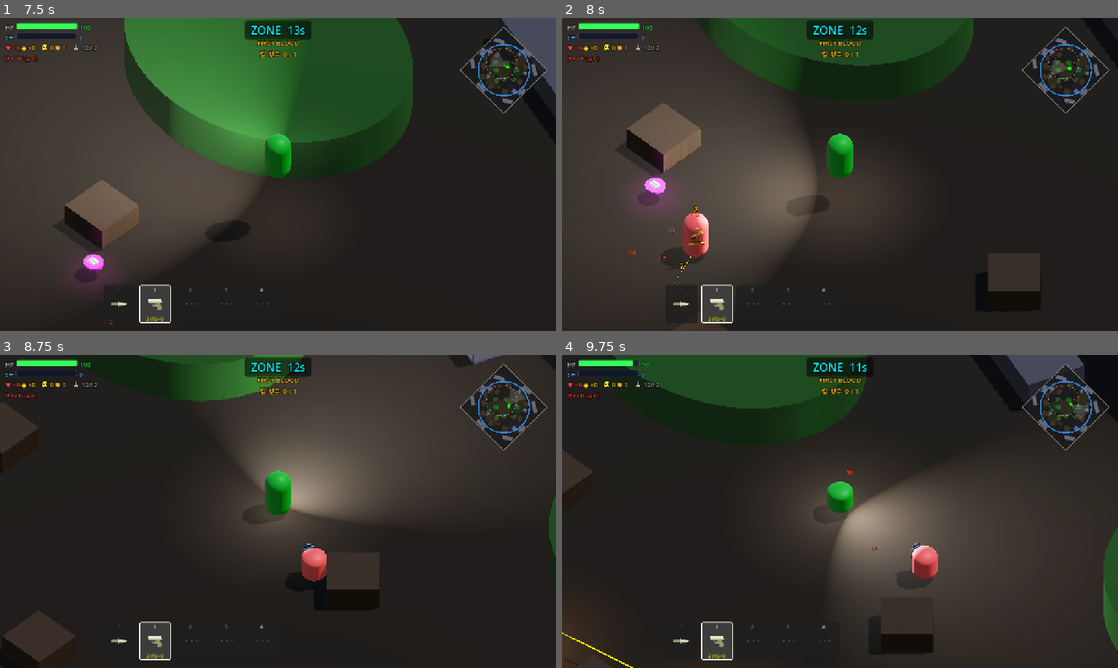
Above: before the commit, frames 1-4 (two rows, left to right).
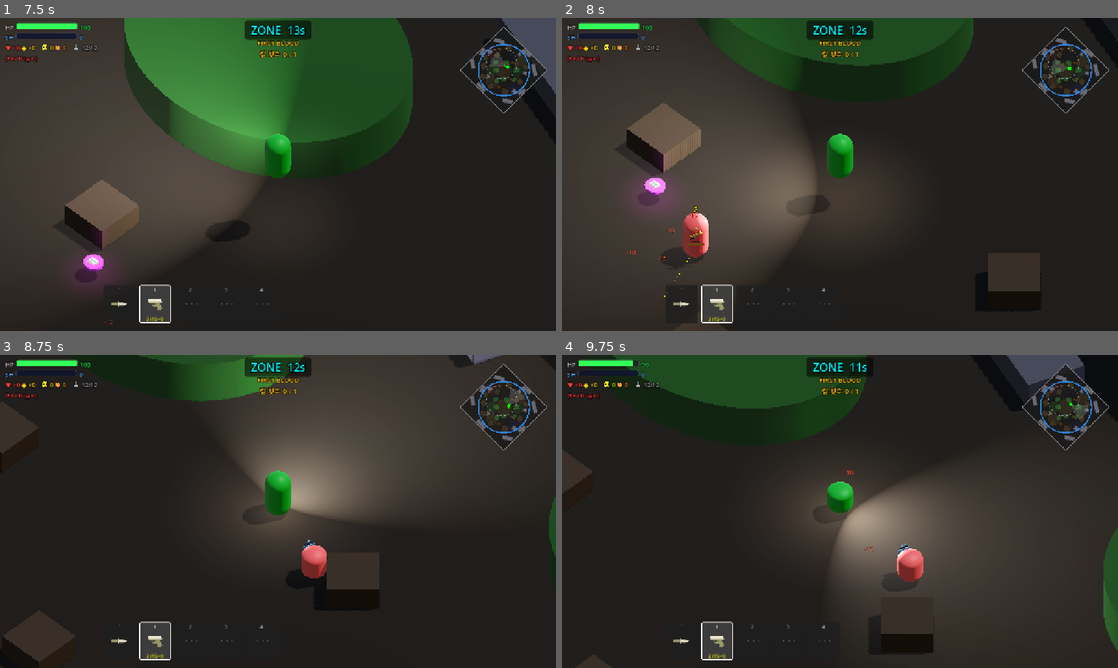
Above: after the commit, the same moments.

Repository: Kyulhee/battle-capsule
Game: Godot game, scene res://src/Main.tscn
The game is run twice, just before and just after one commit, with the same random seed, the same clock (stepped at 60 frames per second) and the same inputs.
Inputs (mouse positions are in pixels of both pictures, inside the frame that each line leads up to):
- Up to frame 1 (7.5 s): click "START MATCH" at 0.5 s; click "START MATCH" at 1.25 s; click "쉬움" at 2 s; click "보통" at 2.75 s; click "어려움" at 3.5 s; click "지옥" at 4.25 s; click "RECORDS" at 5 s; click "선택" at 5.75 s; tap Enter at 6.5 s; move the mouse to (400, 158) at 6.52 s; press the mouse at (400, 158) at 6.53 s; hold D (ui_right) 6.53-7.28 s; tap Space at 6.77 s; move the mouse to (166, 190) at 7.27 s; release the mouse at (166, 190) at 7.28 s; hold S (ui_down) from 7.28 s (still down); tap Q (heal) at 7.35 s
- Up to frame 2 (8 s): keep holding S (ui_down); tap Space at 7.52 s
- Up to frame 3 (8.75 s): move the mouse to (333, 442) at 8.02 s; release S (ui_down) at 8.03 s; hold D (ui_right) from 8.03 s (still down); tap F (interact) at 8.1 s
- Up to frame 4 (9.75 s): move the mouse to (812, 574) at 8.77 s; release D (ui_right) at 8.78 s; hold W (ui_up) 8.78-9.53 s; tap C at 8.85 s; click (812, 574) at 8.92 s; tap Space at 9.02 s; move the mouse to (1006, 558) at 9.52 s; hold A (ui_left) from 9.53 s (still down); tap 1 at 9.6 s

Frame 1 is identical in both runs. In frame 2, less than 0.1% of the frame differs, in the area x 18-27%, y 60-90%; in frame 3, 0.2%; in frame 4, 1.2%, in the area x 0-68%, y 60-100%.

Commit message:
refactor: centralize item display text

Diff:
--- /dev/null
+++ b/src/core/ItemDisplayFormatter.gd
@@ -0,0 +1,45 @@
+class_name ItemDisplayFormatter
+extends RefCounted
+
+static func pickup_name(item: ItemData) -> String:
+	if not item:
+		return ""
+	return pickup_prefix(item) + item.item_name
+
+static func pickup_detail(item: ItemData) -> String:
+	if not item:
+		return ""
+	var display_text = pickup_name(item)
+	match item.type:
+		ItemData.Type.WEAPON:
+			if item.weapon_stats:
+				display_text += "\n%s" % weapon_ammo_text(
+					item.weapon_stats.current_ammo,
+					item.weapon_stats.max_ammo
+				)
+		ItemData.Type.AMMO:
+			if item.ammo_weapon_type != "":
+				display_text += " +%d" % item.amount
+		ItemData.Type.HEAL:
+			display_text += " ×%d" % item.amount
+		ItemData.Type.ARMOR:
+			display_text += " +%d" % item.amount
+	return display_text
+
+static func pickup_prefix(item: ItemData) -> String:
+	if not item:
+		return ""
+	match item.type:
+		ItemData.Type.HEAL:
+			return "◆ " if item.rarity == ItemData.Rarity.RARE else "♥ "
+		ItemData.Type.ARMOR:
+			return "◈ "
+		ItemData.Type.AMMO:
+			return "● "
+	return ""
+
+static func weapon_ammo_text(current_ammo: int, max_ammo: int) -> String:
+	return "%d/%d" % [current_ammo, max_ammo]
+
+static func slot_ammo_text(current_ammo: int, max_ammo: int, reserve_ammo: int) -> String:
+	return "%s+%d" % [weapon_ammo_text(current_ammo, max_ammo), reserve_ammo]
--- a/src/entities/pickup/Pickup.gd
+++ b/src/entities/pickup/Pickup.gd
@@ -3,6 +3,7 @@
 
 @export var item: ItemData
 
+const ItemDisplayFormatterScript = preload("res://src/core/ItemDisplayFormatter.gd")
 const LABEL_NAME_RANGE := 3.2
 const LABEL_CLUSTER_RADIUS := 2.2
 
@@ -203,31 +204,13 @@
 		_focus_marker.visible = sensed and _focused
 
 func _label_prefix() -> String:
-	if not item:
-		return ""
-	match item.type:
-		ItemData.Type.HEAL:
-			return "◆ " if item.rarity == ItemData.Rarity.RARE else "♥ "
-		ItemData.Type.ARMOR:
-			return "◈ "
-		ItemData.Type.AMMO:
-			return "● "
-	return ""
+	return ItemDisplayFormatterScript.pickup_prefix(item)
 
 func _label_name_text() -> String:
-	if not item:
-		return ""
-	return _label_prefix() + item.item_name
+	return ItemDisplayFormatterScript.pickup_name(item)
 
 func _label_detail_text() -> String:
-	if not item:
-		return ""
-	var display_text = _label_name_text()
-	if item.type == ItemData.Type.WEAPON and item.weapon_stats:
-		display_text += "\n%d/%d" % [item.weapon_stats.current_ammo, item.weapon_stats.max_ammo]
-	elif item.type == ItemData.Type.AMMO and item.ammo_weapon_type != "":
-		display_text += " +%d" % item.amount
-	return display_text
+	return ItemDisplayFormatterScript.pickup_detail(item)
 
 func _label_color(is_focused: bool) -> Color:
 	if is_focused:
--- a/src/entities/player/Player.gd
+++ b/src/entities/player/Player.gd
@@ -66,6 +66,7 @@
 const PISTOL_STATS = preload("res://src/core/pistol_stats.tres")
 const PICKUP_SCN = preload("res://src/entities/pickup/Pickup.tscn")
 const DropDisplayCatalogScript = preload("res://src/core/DropDisplayCatalog.gd")
+const ItemDisplayFormatterScript = preload("res://src/core/ItemDisplayFormatter.gd")
 const WeaponSlotManagerScript = preload("res://src/core/WeaponSlotManager.gd")
 
 # ── Weapon Slot Inventory ────────────────────────────────────────────────
@@ -536,7 +537,7 @@
 		var max_a_r = wdata_r.max_ammo if wdata_r else 0
 		var transferred = disp_ammo - slots.reload_ammo_start
 		var disp_res = max(0, slots.slot_reserve[slots.active_slot] - transferred)
-		slot_ammo_labels[slots.active_slot].text = "%d/%d+%d" % [disp_ammo, max_a_r, disp_res]
+		slot_ammo_labels[slots.active_slot].text = ItemDisplayFormatterScript.slot_ammo_text(disp_ammo, max_a_r, disp_res)
 		slot_ammo_labels[slots.active_slot].modulate = Color.YELLOW
 
 	# Zone Battery: 자기장 경계 내측 근방에서 쉴드 자동 충전
@@ -883,7 +884,7 @@
 			var ammo  = slots.slot_ammo[i]
 			var max_a = slots.weapon_slots[i].max_ammo
 			var res   = slots.slot_reserve[i]
-			slot_ammo_labels[i].text = "%d/%d+%d" % [ammo, max_a, res]
+			slot_ammo_labels[i].text = ItemDisplayFormatterScript.slot_ammo_text(ammo, max_a, res)
 			if ammo <= 0 and res <= 0:
 				slot_ammo_labels[i].modulate = Color.RED
 			elif ammo <= max_a / 4:
Not shown, changed: docs/ARCHITECTURE.md
Not shown, changed: docs/DEVLOG.md
Not shown, changed: docs/IMPACT_MAP.md
Not shown, changed: docs/MASTERPLAN.md
Not shown, changed: docs/devlog/v1.10.md
